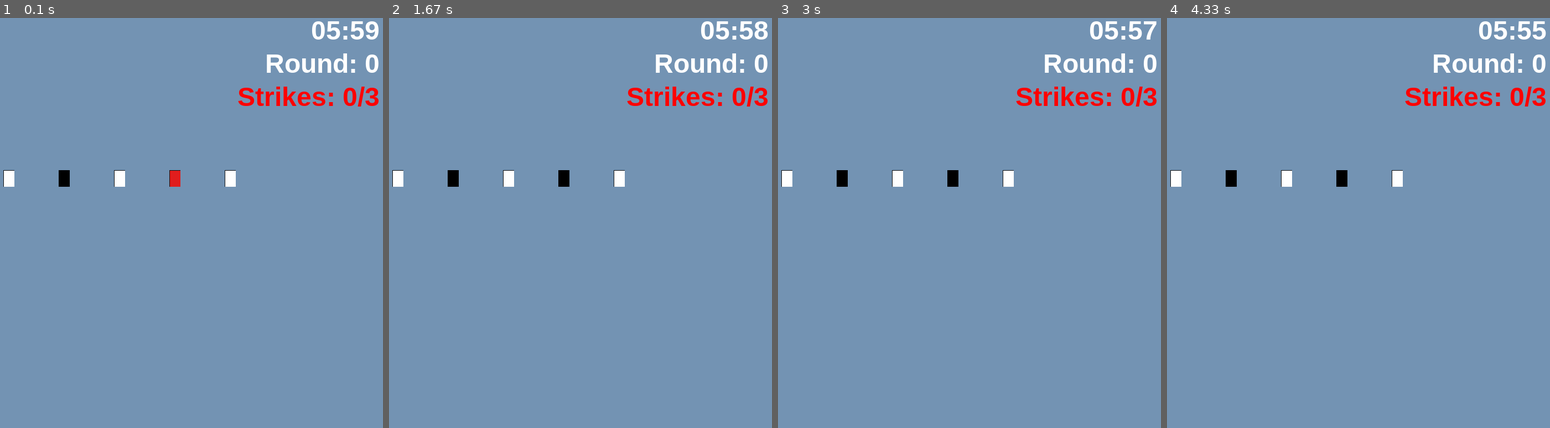
Above: before the commit, frames 1-4 (left to right).
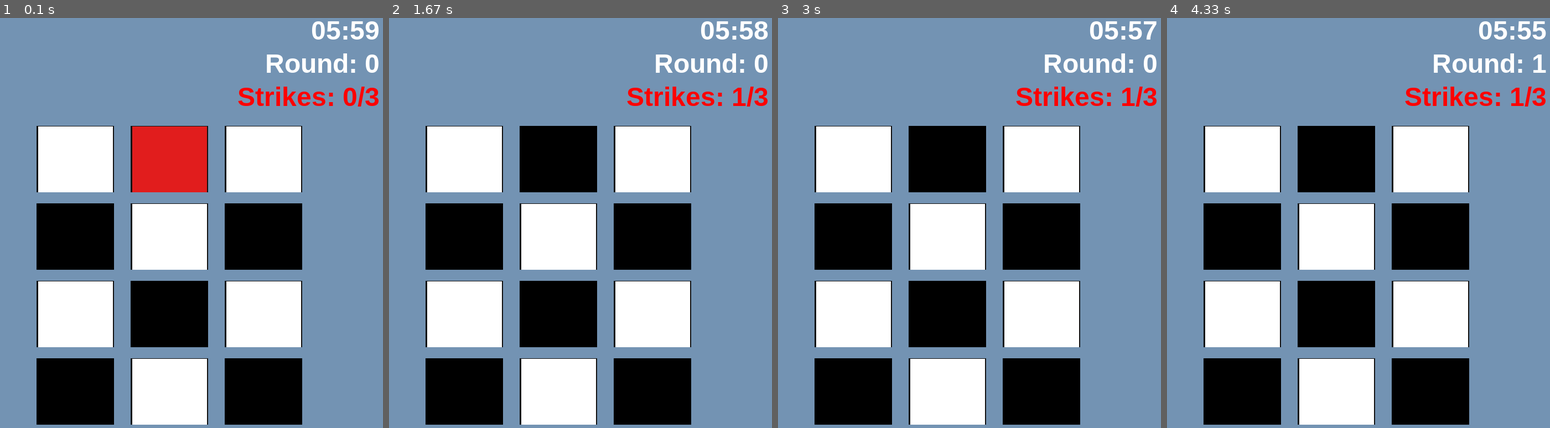
Above: after the commit, the same moments.

Repository: charles-kahlenberg/Bomb-defusal
Game: pygame game, started from Melody Game - Image for Sprite.py
The game is run twice, just before and just after one commit, with the same random seed, the same clock (stepped at 60 frames per second) and the same inputs.
Inputs:
- Up to frame 1 (0.1 s): no input
- Up to frame 2 (1.67 s): hold W 0.83-1.3 s
- Up to frame 3 (3 s): tap F at 1.83 s
- Up to frame 4 (4.33 s): hold A 3.07-3.47 s

The runs differ from the first frame. In frame 1, 39% of the frame differs, in the area x 0-79%, y 26-100%; in frame 2, 39%; in frame 3, 39%; in frame 4, 40%, in the area x 0-99%, y 8-100%.

Commit message:
Get rid of melody and fix button layout

Diff:
--- a/Melody Game - Image for Sprite.py
+++ b/Melody Game - Image for Sprite.py
@@ -204,33 +204,28 @@
 
 all_sprites_list = pygame.sprite.Group()
 
-# create objects
-object1 = Sprite(WHITE, 20, 30)
-object2 = Sprite(BLACK, 20, 30)
-object3 = Sprite(WHITE, 20, 30)
-object4 = Sprite(BLACK, 20, 30)
-object5 = Sprite(WHITE, 20, 30)
-
-# set the position of the objects
-object1.rect.x = 100
-object1.rect.y = 300
-object2.rect.x = 200
-object2.rect.y = 300
-object3.rect.x = 300
-object3.rect.y = 300
-object4.rect.x = 400
-object4.rect.y = 300
-object5.rect.x = 500
-object5.rect.y = 300
-
-# add the objects to the list of sprites
-all_sprites_list.add(object1)
-all_sprites_list.add(object2)
-all_sprites_list.add(object3)
-all_sprites_list.add(object4)
-all_sprites_list.add(object5)
-
-sprite_objects = [object1, object2, object3, object4, object5]
+# 3 rows x 4 cols grid of buttons
+GRID_COLS = 3
+GRID_ROWS = 4
+NUM_BUTTONS = GRID_COLS * GRID_ROWS
+BUTTON_W = 140
+BUTTON_H = 120
+BUTTON_GAP_X = 30
+BUTTON_GAP_Y = 20
+grid_total_w = GRID_COLS * BUTTON_W + (GRID_COLS - 1) * BUTTON_GAP_X
+grid_total_h = GRID_ROWS * BUTTON_H + (GRID_ROWS - 1) * BUTTON_GAP_Y
+grid_origin_x = (WIDTH - grid_total_w) // 2
+grid_origin_y = 220
+
+sprite_objects = []
+for row in range(GRID_ROWS):
+    for col in range(GRID_COLS):
+        color = WHITE if (row + col) % 2 == 0 else BLACK
+        obj = Sprite(color, BUTTON_W, BUTTON_H)
+        obj.rect.x = grid_origin_x + col * (BUTTON_W + BUTTON_GAP_X)
+        obj.rect.y = grid_origin_y + row * (BUTTON_H + BUTTON_GAP_Y)
+        all_sprites_list.add(obj)
+        sprite_objects.append(obj)
 
 exit_game = True
 clock = pygame.time.Clock()
@@ -243,9 +238,6 @@
 
 
 
-#Assign one chord from the library to each button (Claude generated the chord sounds)
-button_chord_names = ["C_major", "D_minor", "E_minor", "F_major", "G_major"]
-button_sounds = [make_chord_sound(CHORD_LIBRARY[name]) for name in button_chord_names]
 hooray_sound = make_hooray_sound()
 anthem_sound = make_anthem_sound()
 buzzer_sound = make_buzzer_sound()
@@ -276,14 +268,15 @@
             exit_game = False
         elif event.type == pygame.KEYDOWN and not game_over and state == "player_input":
             key_to_index = {
-                pygame.K_1: 0, pygame.K_2: 1, pygame.K_3: 2, pygame.K_4: 3, pygame.K_5: 4,
+                pygame.K_1: 0, pygame.K_2: 1, pygame.K_3: 2, pygame.K_4: 3,
+                pygame.K_q: 4, pygame.K_w: 5, pygame.K_e: 6, pygame.K_r: 7,
+                pygame.K_a: 8, pygame.K_s: 9, pygame.K_d: 10, pygame.K_f: 11,
             }
             if event.key in key_to_index:
                 i = key_to_index[event.key]
                 obj = sprite_objects[i]
-                button_sounds[i].play()
                 obj.highlight(now)
-                player_melody.append(button_chord_names[i])
+                player_melody.append(i)
                 if len(player_melody) >= len(melody):
                     state = "check"
                     check_time = now + pre_result_ms
@@ -291,7 +284,7 @@
     if not game_over:
         if state == "start_round":
             melody_length = rounds + 1
-            melody = [random.choice(button_chord_names) for _ in range(melody_length)] #Claude generated the melody, modified to fit my game
+            melody = [random.randrange(NUM_BUTTONS) for _ in range(melody_length)]
             player_melody = []
             note_index = 0
             next_note_time = now
@@ -301,10 +294,8 @@
         elif state == "computer_playing": # computer plays the keys
             if now >= next_note_time:
                 if note_index < len(melody):
-                    chord_name = melody[note_index]
-                    chord_idx = button_chord_names.index(chord_name)
-                    button_sounds[chord_idx].play()
-                    sprite_objects[chord_idx].highlight(now)
+                    btn_idx = melody[note_index]
+                    sprite_objects[btn_idx].highlight(now)
                     note_index += 1
                     next_note_time = now + chord_gap_ms
                 else:
